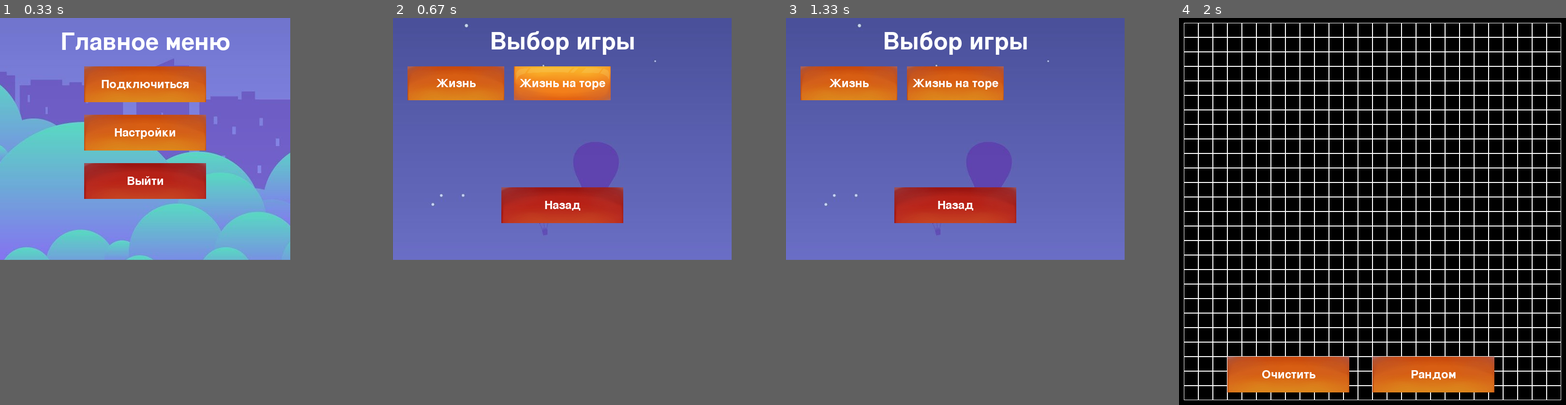
Above: before the commit, frames 1-4 (left to right).
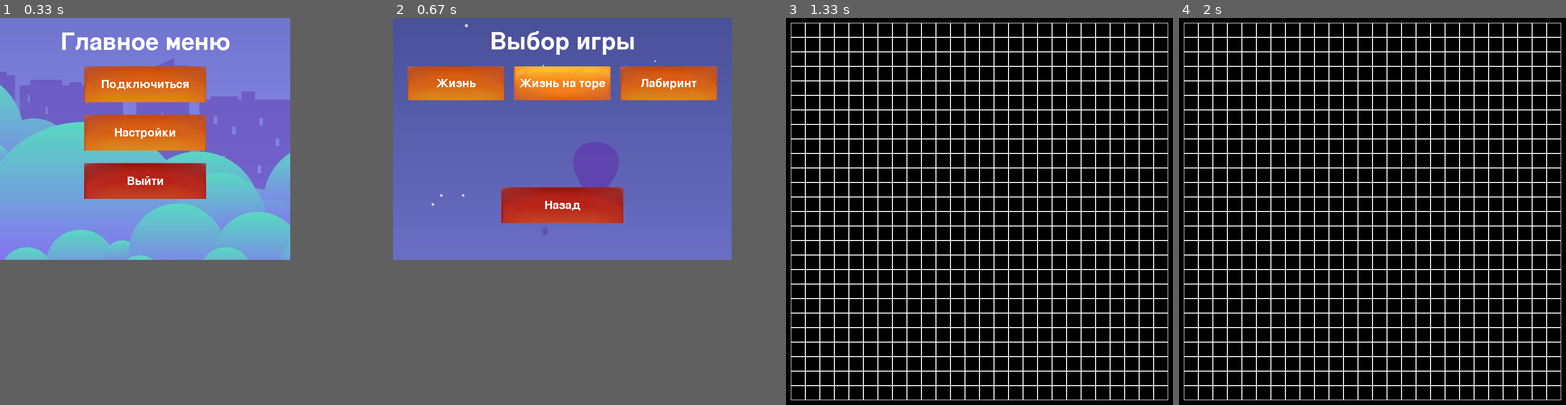
Above: after the commit, the same moments.

Repository: 12nn12/Pygame2
Game: pygame game, started from main.py
Same seed, same stepped clock (60 frames per second), same inputs: the game is played once before the commit and once after it.
Inputs (mouse positions are in pixels of both pictures, inside the frame that each line leads up to):
- Up to frame 1 (0.33 s): no input
- Up to frame 2 (0.67 s): click "Подключиться" at 0.38 s
- Up to frame 3 (1.33 s): click (1060, 83) at 0.72 s, where only the run after the commit has a clickable "Лабиринт"; tap Space at 1 s
- Up to frame 4 (2 s): click (1271, 68) at 1.38 s
In our replay, in frame 3 the window is 700x500 before the commit and 800x800 after it. These sizes can differ from the game's own. Grey fills any space a smaller window leaves; there, only what the larger window draws over its background counts as a difference.

Frame 1 is identical in both runs. In frame 2, 2.2% of the frame differs, in the area x 58-84%, y 12-22%; in frame 3, 60%, in the area x 0-99%, y 0-99%; in frame 4, 5.8%.

Commit message:
Лабиринт

Diff:
--- a/main.py
+++ b/main.py
@@ -82,7 +82,7 @@
                 s = 0
                 for dy in range(-1, 2):
                     for dx in range(-1, 2):
-                        if self.choice_life == 'Жизнь':
+                        if self.choice_life == 'Жизнь' or self.choice_life == 'Лабиринт':
                             if x + dx < 0 or x + dx >= self.width or y + dy < 0 or y + dy >= self.height:
                                 continue
                             s += self.board[y + dy][x + dx]
@@ -90,11 +90,18 @@
                             new_x = (x + dx) % self.width
                             new_y = (y + dy) % self.height
                             s += self.board[new_y][new_x]
+
                 s -= self.board[y][x]
-                if s == 3:
-                    tmp_board[y][x] = 1
-                elif s < 2 or s > 3:
-                    tmp_board[y][x] = 0
+                if self.choice_life == 'Жизнь' or self.choice_life == 'Жизнь на торе':
+                    if s == 3:
+                        tmp_board[y][x] = 1
+                    elif s < 2 or s > 3:
+                        tmp_board[y][x] = 0
+                elif self.choice_life == 'Лабиринт':
+                    if s == 3 and self.board[y][x] == 0:
+                        tmp_board[y][x] = 1
+                    elif (s < 1 or s > 4) and self.board[y][x] == 1:
+                        tmp_board[y][x] = 0
         # обновляем поле
         self.board = copy.deepcopy(tmp_board)
 
@@ -108,6 +115,8 @@
         pygame.display.set_caption('Игра «Жизнь»')
     elif choice_life == 'Жизнь на торе':
         pygame.display.set_caption('Игра «Жизнь на торе»')
+    elif choice_life == 'Лабиринт':
+        pygame.display.set_caption('Игра «Лабиринт»')
     random_sells = False
     board = Life(26, 26, 10, 10, 30, random_sells, choice_life)
     random_button = ImageButton(400, 700, 252, 74, 'Рандом', './data/orange_button.jpg', './data/orange_button_1.png')
@@ -282,7 +291,7 @@
     main_background = pygame.image.load('./data/fon.jpg')
     life_button = ImageButton(30, 100, 200, 70, 'Жизнь', './data/orange_button.jpg', './data/orange_button_1.png')
     life_on_thor = ImageButton(250, 100, 200, 70, 'Жизнь на торе', './data/orange_button.jpg', './data/orange_button_1.png')
-    # life_on_thor2 = ImageButton(470, 100, 200, 70, 'Жизнь на торе', './data/orange_button.jpg', './data/orange_button_1.png')
+    labyrinth = ImageButton(470, 100, 200, 70, 'Лабиринт', './data/orange_button.jpg', './data/orange_button_1.png')
     back_button = ImageButton(width / 2 - (252 / 2), 350, 252, 74, 'Назад', './data/red_button.jpg', './data/red_button_1.jpg')
     running = True
     while running:
@@ -311,10 +320,12 @@
                     start_life('Жизнь')
                 if event.button == life_on_thor:
                     start_life('Жизнь на торе')
-
-            for btn in [back_button, life_button, life_on_thor]:
+                if event.button == labyrinth:
+                    start_life('Лабиринт')
+
+            for btn in [back_button, life_button, life_on_thor, labyrinth]:
                 btn.handle_event(event)
-        for btn in [back_button, life_button, life_on_thor]:
+        for btn in [back_button, life_button, life_on_thor, labyrinth]:
             btn.check_hover(pygame.mouse.get_pos())
             btn.draw(screen)
 
